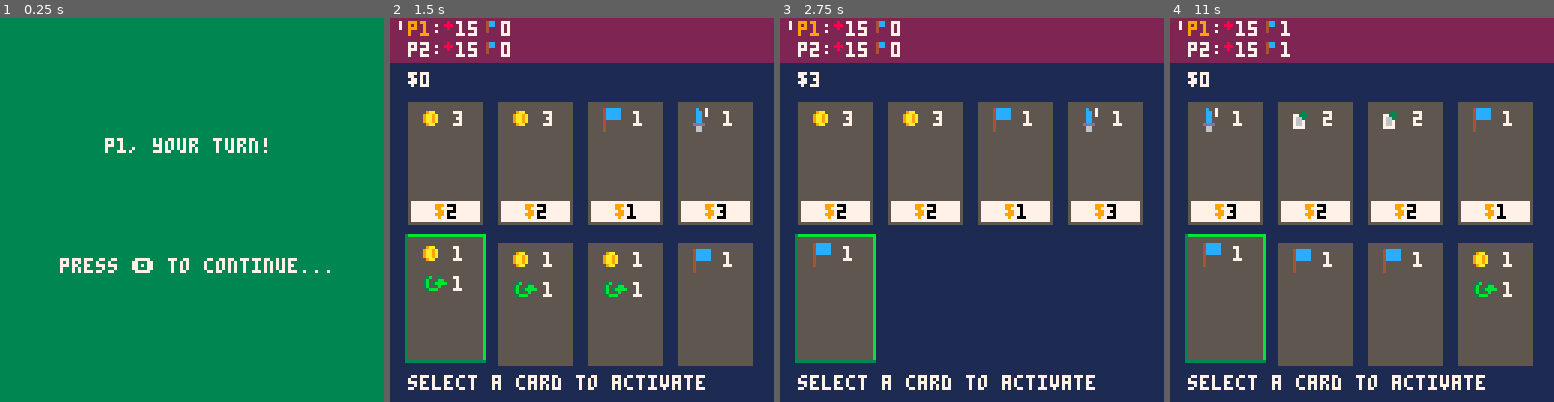
Above: before the commit, frames 1-4 (left to right).
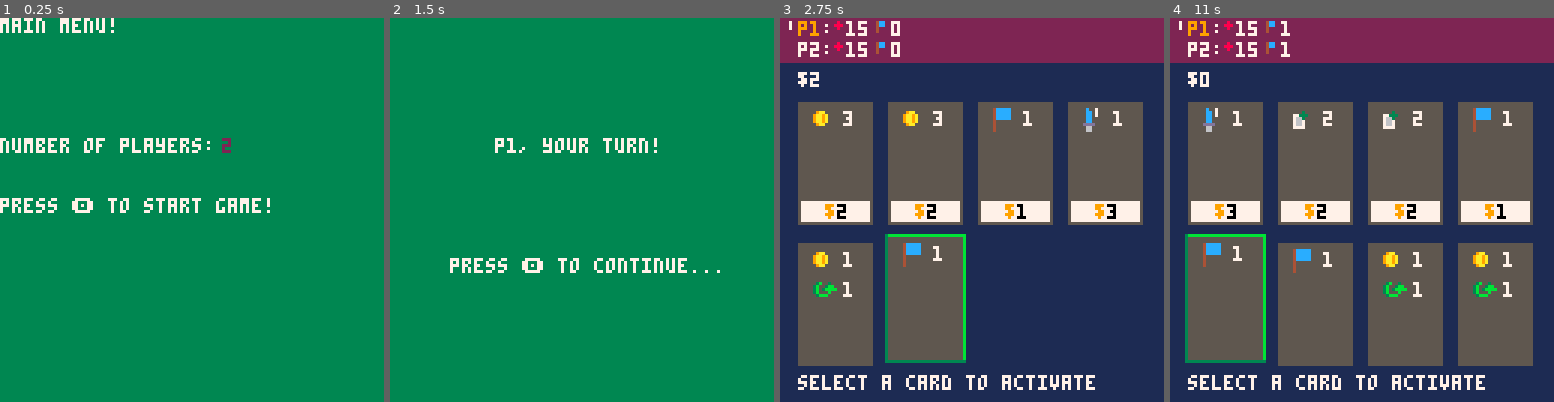
Above: after the commit, the same moments.

Repository: camden/minidom
Game: PICO-8 cartridge dom.p8
Two runs of this game, one before a commit and one after it. Both use one fixed random seed, a clock stepped at 60 frames per second and the inputs below.
Inputs:
- Up to frame 1 (0.25 s): no input
- Up to frame 2 (1.5 s): tap X (X key) at 0.33, 1.07 s; tap O (Z key) at 0.7 s
- Up to frame 3 (2.75 s): hold Right 1.6-2.1 s; tap O (Z key) at 1.7, 2.1, 2.5 s; tap X (X key) at 1.85 s; hold Right from 2.47 s (still down)
- Up to frame 4 (11 s): tap O (Z key) every 0.4 s from 2.9 to 10.9 s; tap X (X key) every 1.12 s from 2.97 to 10.78 s; release Right at 3.03 s; hold Left 3.08-3.58 s; hold Right 4.02-4.68 s; hold Left 5.08-5.68 s; hold Right 6.08-6.58 s; hold Right 6.63-7.13 s; hold Right 7.5-8.07 s; hold Left 8.12-8.62 s; hold Right 9.05-9.72 s; hold Left 10.12-10.72 s

The runs differ from the first frame. In frame 1, 4.0% of the frame differs, in the area x 0-86%, y 0-67%; in frame 2, 99%, in the area x 0-100%, y 0-100%; in frame 3, 8.9%; in frame 4, 0.4%.

Commit message:
added main menu

Diff:
--- a/dom.p8
+++ b/dom.p8
@@ -14,6 +14,7 @@
 --]]
 
 -- constants
+max_possible_players = 6
 max_hand_size = 4
 shop_hand_size = 4
 card_w = 24
@@ -29,7 +30,8 @@
   none = {},
   hand = {},
   shop = {},
-  players = {}
+  players = {},
+  main_menu_players = {}
 }
 
 effect_types = {
@@ -58,6 +60,7 @@
 }
 
 game_states = {
+  main_menu = {},
   normal = {},
   next_turn_screen = {}
 }
@@ -148,25 +151,12 @@
 cur_active_card_effect_num = nil
 cur_active_card = nil
 
-cur_selection_kind = selection.hand
-selected_index = 1
-
-cur_game_state = game_states.next_turn_screen
+cur_selection_kind = selection.main_menu_players
+selected_index = 2
+
+cur_game_state = game_states.main_menu
 
 -- special callbacks
-function _init()
-  for i=1,num_players do
-    initialize_player_deck(players[i])
-    shuffle_deck(players[i].deck)
-    draw_cards_from_deck(players[i])
-  end
-
-  -- add cards to the shop
-  initialize_shop_deck(players.shop)
-  draw_cards_from_deck(players.shop)
-
-  start_turn()
-end
 
 function _update()
   if wait_counter > 0 then
@@ -185,6 +175,24 @@
     end
 
     return
+  elseif cur_game_state == game_states.main_menu then
+
+    if btnp(0) then
+      pressed_left()
+      num_players = selected_index
+    end
+
+    if btnp(1) then
+      pressed_right()
+      num_players = selected_index
+    end
+
+    if btnp(4) then
+      cur_game_state = game_states.next_turn_screen
+      start_game()
+    end
+
+    return
   end
 
   if btnp(4) then
@@ -206,13 +214,16 @@
 
 function _draw()
   cls(1)
-  paint_current_hand()
-  paint_shop_hand()
-  paint_ui()
-  debug(0, 0)
 
   if cur_game_state == game_states.next_turn_screen then
     paint_next_turn_screen()
+  elseif cur_game_state == game_states.normal then
+    paint_current_hand()
+    paint_shop_hand()
+    paint_ui()
+    debug(0, 0)
+  elseif cur_game_state == game_states.main_menu then
+    paint_main_menu_screen()
   end
 end
 
@@ -232,6 +243,8 @@
 
   if cur_selection_kind == selection.hand then
     max_num = len(cur_hand())
+  elseif cur_selection_kind == selection.main_menu_players then
+    max_num = max_possible_players
   elseif cur_selection_kind == selection.shop then
     max_num = len(players.shop.hand)
   elseif cur_selection_kind == selection.players then
@@ -242,6 +255,20 @@
 end
 
 -- game functions ---------------------------------------------
+
+function start_game()
+  for i=1,num_players do
+    initialize_player_deck(players[i])
+    shuffle_deck(players[i].deck)
+    draw_cards_from_deck(players[i])
+  end
+
+  -- add cards to the shop
+  initialize_shop_deck(players.shop)
+  draw_cards_from_deck(players.shop)
+
+  start_turn()
+end
 
 function activate_current()
   -- if there is a card currently being activated, then
@@ -628,6 +655,16 @@
 
 -- painting functions ---------------------------------------------
 
+function paint_main_menu_screen()
+  rectfill(0, 0, 127, 127, 3)
+  print('main menu!', 0, 0, 7)
+
+  print('number of players: ', 0, 40, 7)
+  print(num_players, 74, 40, 2)
+
+  print('press \x8e to start game!', 0, 60, 7)
+end
+
 function paint_next_turn_screen()
   rectfill(0, 0, 127, 127, 3)
   print('p' .. current_turn .. ', your turn!', 35, 40, 7)
@@ -731,7 +768,7 @@
   local bar_h = 14
   local y = 1
   local row_offset = 7
-  local col_offset = 44
+  local col_offset = 42
   rectfill(0, 0, 127, bar_h, 2)
   -- show health for each player
   local col_count = 0
